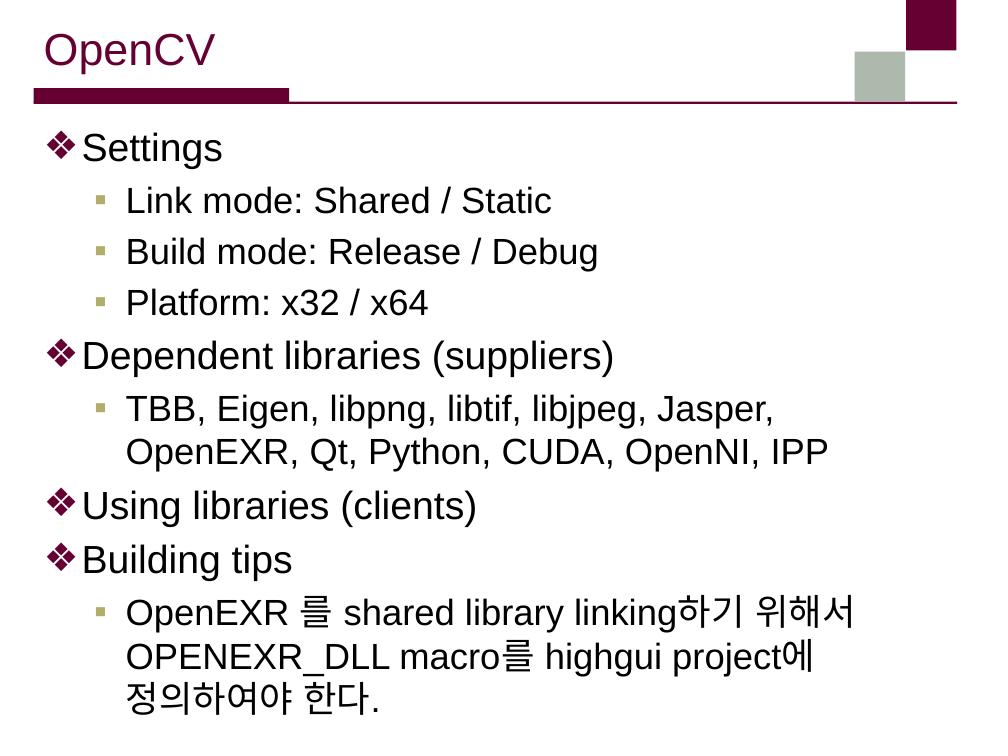
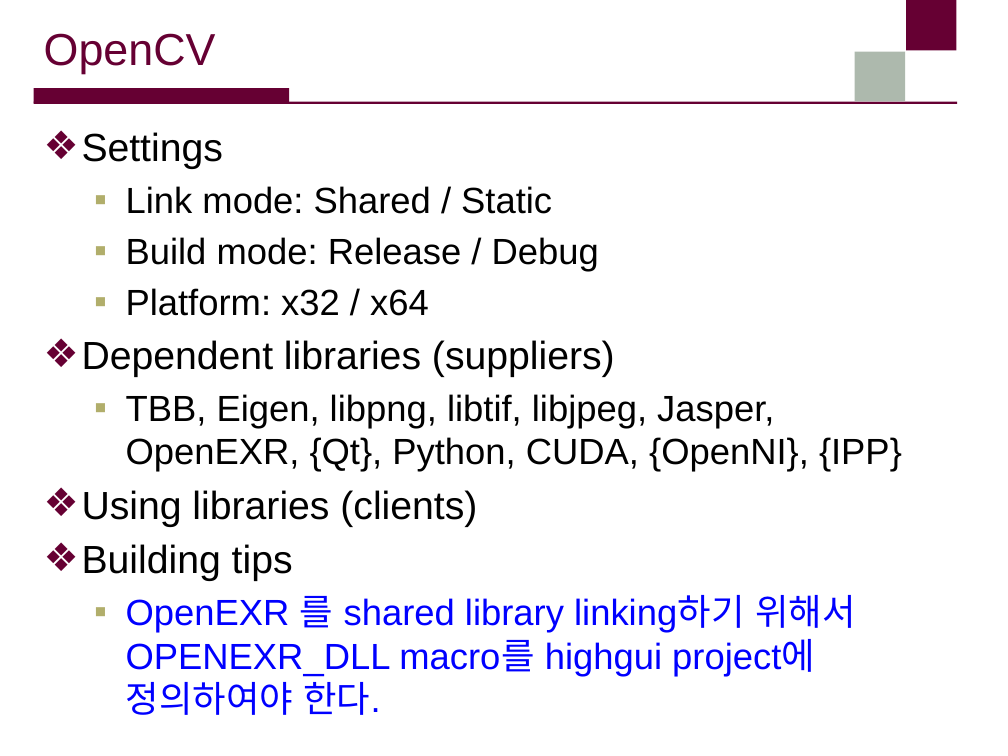
Before and after one commit to sangwook236/SWDT, a slide deck: slide 35 of sw_dev/cpp/external_library_dependency_cpp.pptx (slide 33 before the commit). Drawn at 1008x756 pixels with LibreOffice and Linux fonts; fonts in the diff are those of the drawing; background and template pictures are left out. Boxes give left, top, right and bottom in pixels: in the first picture for what was removed or moved away, otherwise in the second. Text is boxed around its words. In the diff, an @@ line names an element or a change of style, - is before the commit and + after.

Commit message:
the file of external library dependency for C++ is upgraded.

```diff
--- a/sw_dev/cpp/external_library_dependency_cpp.pptx
+++ b/sw_dev/cpp/external_library_dependency_cpp.pptx
@@ text at (126, 394, 902, 472): text changed @@
-  ▪ TBB, Eigen, libpng, libtif, libjpeg, Jasper, OpenEXR, Qt, Python, CUDA, OpenNI, IPP
+  ▪ TBB, Eigen, libpng, libtif, libjpeg, Jasper, OpenEXR, {Qt}, Python, CUDA, {OpenNI}, {IPP}
@@ text at (126, 595, 855, 715): text colour #000000 to #0000FF in "OpenEXR 를 shared library linking하기 위해서 OPENEXR_DLL ..." @@
```
Also in this commit, not shown: 4 other slides changed, 3 slides added.
